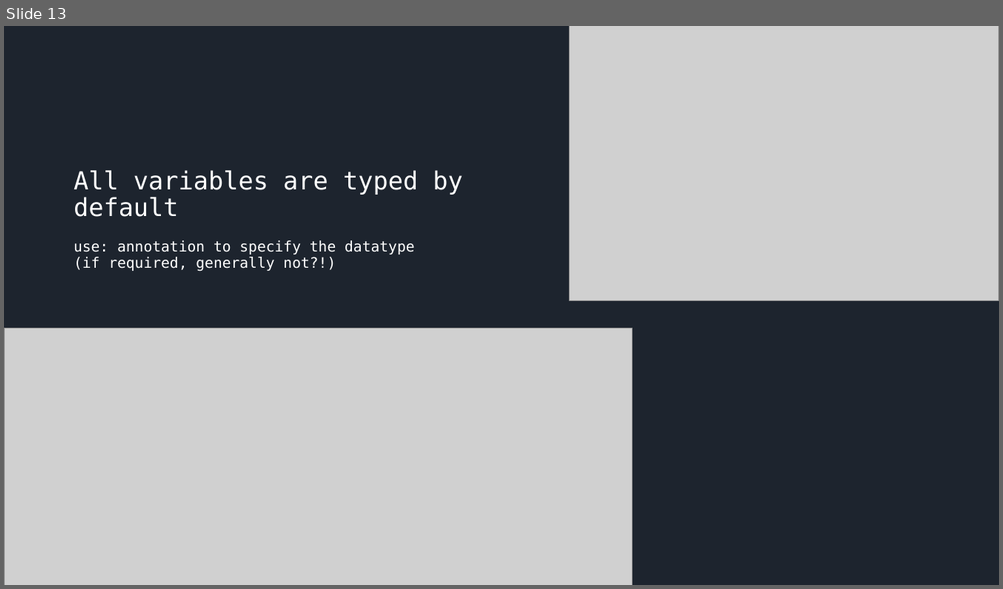
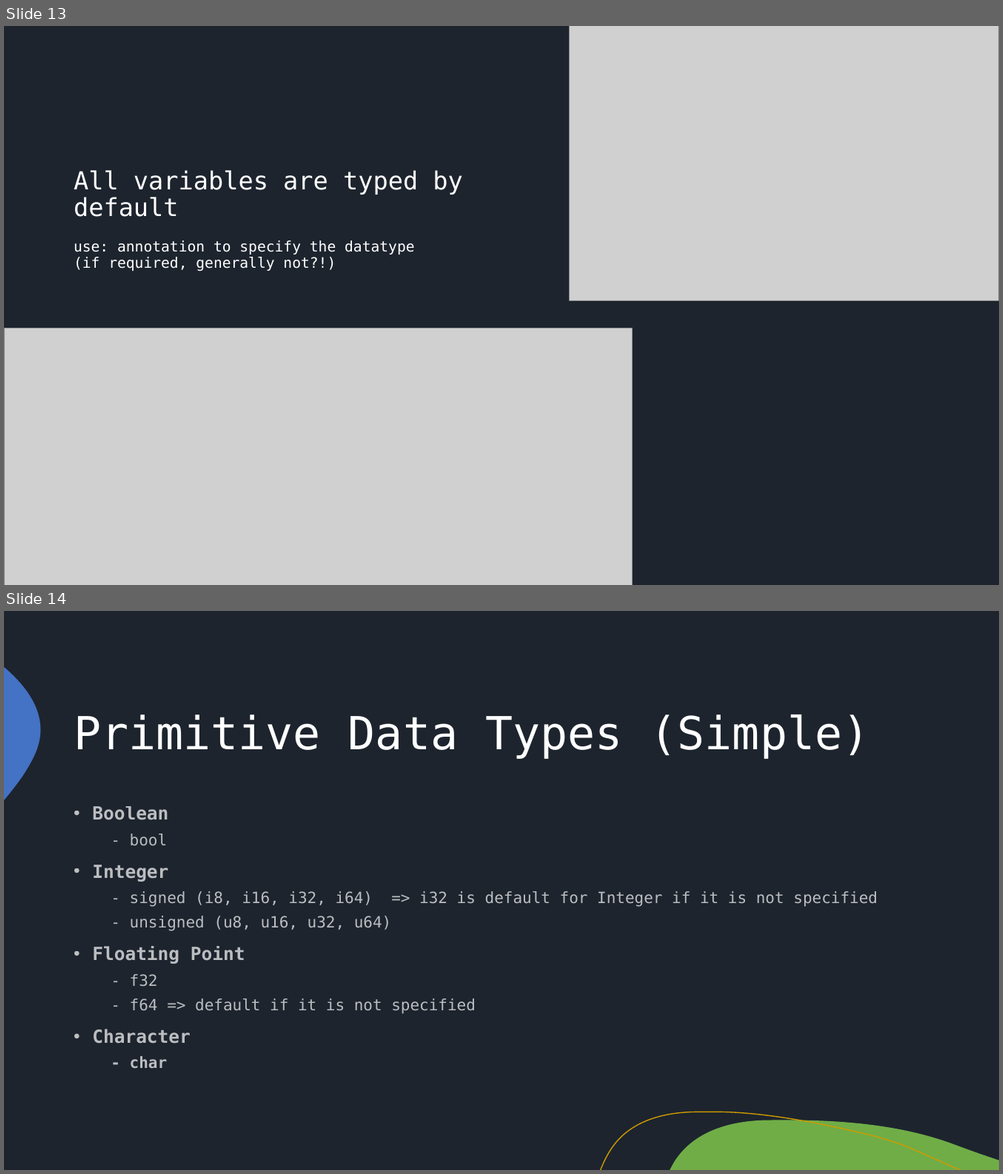
Before and after one commit to sakthishanmugam02/rust-lang, a slide deck: rust-lang.pptx. Shown one above the other, each under a label of ours: slide 13 before the commit, slides 13 and 14 after it. The pictures are 1003x589 and 1003x1174 pixels, drawn with LibreOffice and Linux fonts; fonts in the diff are those of the drawing; grey boxes stand for pictures. Boxes give left, top, right and bottom in pixels: in the first picture for what was removed or moved away, otherwise in the second. Text is boxed around its words. In the diff, an @@ line names an element or a change of style, - is before the commit and + after.

Commit message:
data types

```diff
--- a/rust-lang.pptx
+++ b/rust-lang.pptx
@@ slide 14 added at <box>4,611,999,1170</box>, background #1D242E @@
@@ freeform shape added at <box>4,667,40,800</box>, fill #4472C4 @@
@@ title added at <box>74,715,870,759</box>, 44 pt, text #FFFFFF @@
+Primitive Data Types (Simple)
@@ text added at <box>92,806,877,1069</box>, 15 pt, text #FFFFFF at 70% opacity @@
+• Boolean
+  - bool
+• Integer
+  - signed (i8, i16, i32, i64) => i32 is default for Integer if it is not specified
+  - unsigned (u8, u16, u32, u64)
+• Floating Point
+  - f32
+  - f64 => default if it is not specified
+• Character
+  - char
@@ freeform shape added at <box>600,1113,961,1170</box>, outline #CF9B00 1 pt @@
@@ freeform shape added at <box>669,1121,999,1170</box>, fill #70AD47 @@
```
Also in this commit, not shown: 3 other slides added, 38 other files.
